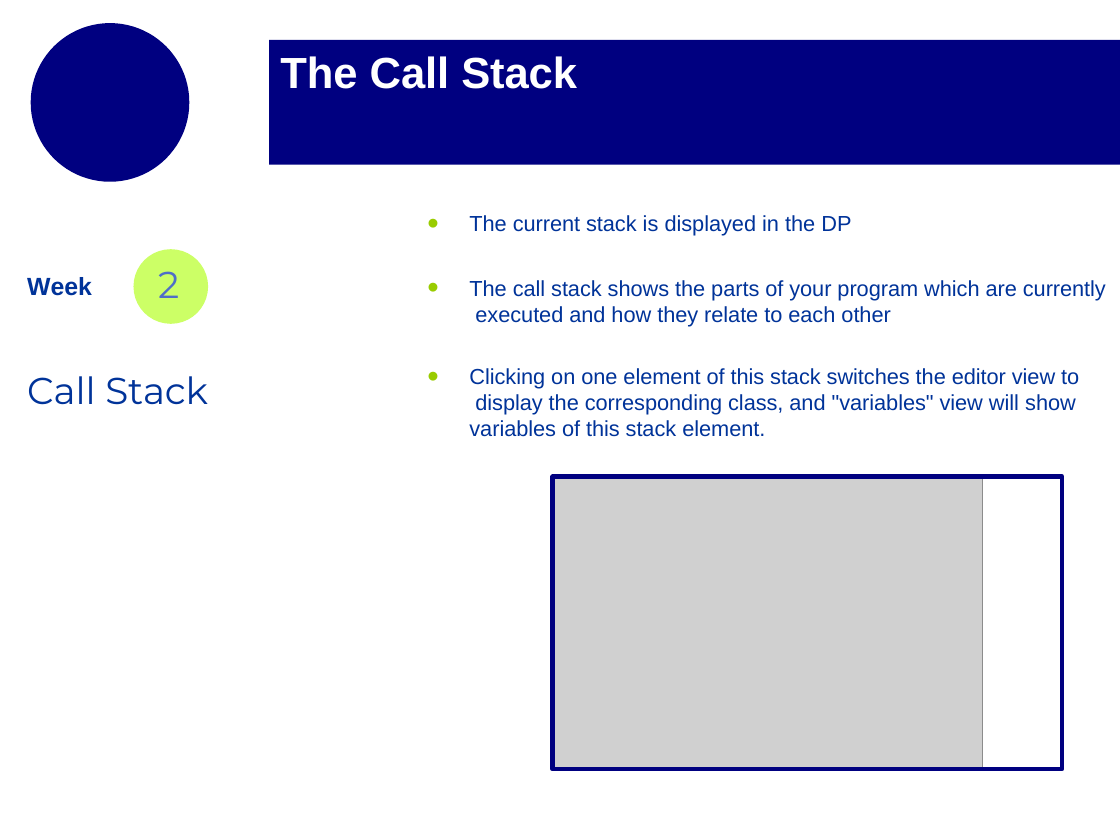
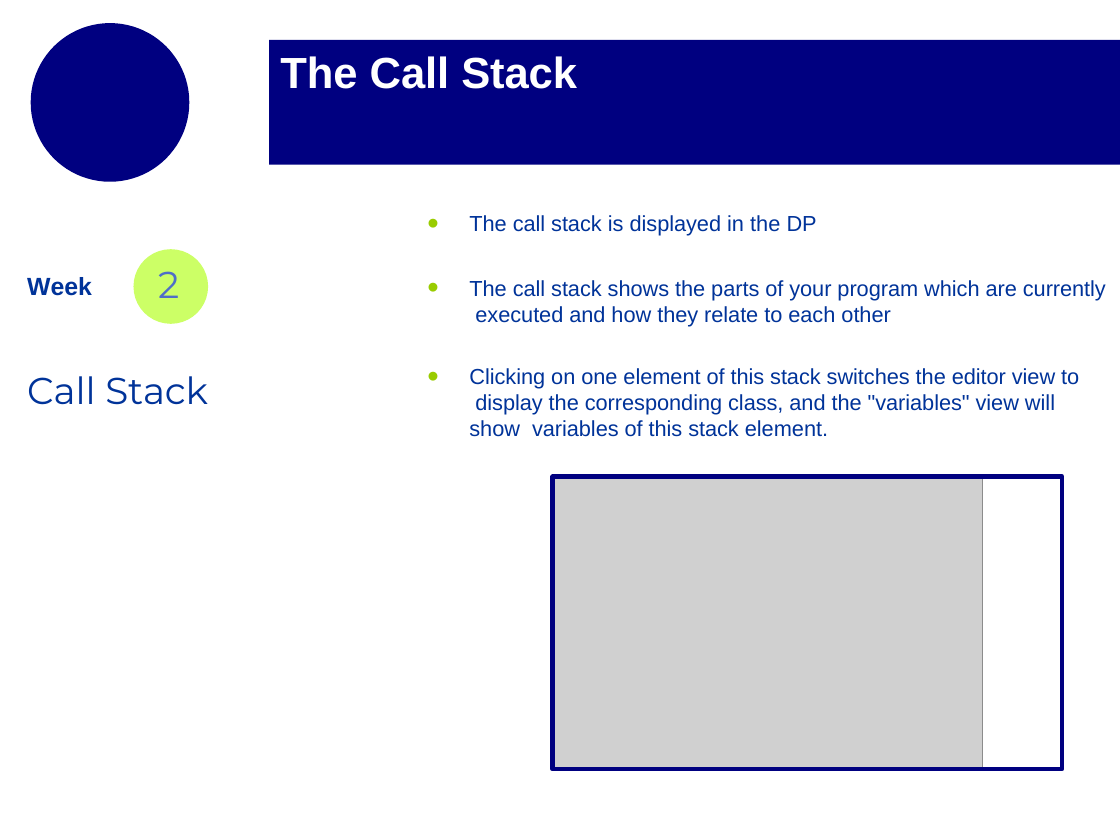
Before and after one commit to mikejohnson51/geog178_2019, a slide deck: slide 32 of section_slides/week2_section_slides_2.pptx. Drawn at 1120x840 pixels with LibreOffice and Linux fonts; fonts in the diff are those of the drawing; grey boxes stand for pictures; background and template pictures are left out. Boxes give left, top, right and bottom in pixels: in the first picture for what was removed or moved away, otherwise in the second. Text is boxed around its words. In the diff, an @@ line names an element or a change of style, - is before the commit and + after.

```diff
--- a/section_slides/week2_section_slides_2.pptx
+++ b/section_slides/week2_section_slides_2.pptx
@@ text at bbox=[469, 215, 817, 236]: text changed @@
-• The current stack is displayed in the DP
+• The call stack is displayed in the DP
@@ text at bbox=[469, 368, 1079, 437]: text changed @@
-• Clicking on one element of this stack switches the editor view to display the corresponding class, and "variables" view will show variables of this stack element.
+• Clicking on one element of this stack switches the editor view to display the corresponding class, and the "variables" view will show variables of this stack element.
```
Also in this commit, not shown: 26 other slides changed, 1 slide added, 3 other files.
